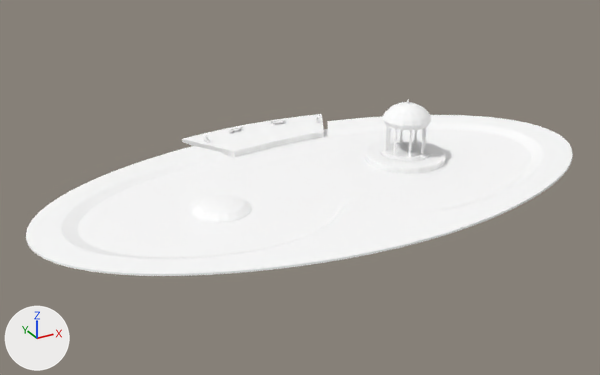
Renders of the glTF model games/yorimichi/assets/belmonte/meshes/SM_BM_BHip_Pond.glb from each side of a commit.
Rendered twice from a 50 mm camera at (82.5, -66.7, 34.9) aimed at (122.0, 5.1, -1.0). Arrows for +X, +Y and +Z are at lower left; the lights stay in place. The older version comes first. Vertices at exactly the same position are counted once.

Script lines for the objects in view, before the commit:
```python
me_sm_bhip_pond = bpy.data.meshes.new('SM_BHip_Pond')
me_sm_bhip_pond.from_pydata(...)  # 2044 vertices, 3318 faces; spans x 93.2..156.8, y -12.8..23.2, z -1.6..6.7
# faces by material slot: [1592, 112, 32, 570, 1012]
me_sm_bhip_pond.materials.append(mat_bm_000_m_ashlar_022)
me_sm_bhip_pond.materials.append(mat_bm_001_m_roof)
me_sm_bhip_pond.materials.append(mat_bm_002_m_flag_003)
me_sm_bhip_pond.materials.append(mat_bm_003_m_water)
me_sm_bhip_pond.materials.append(mat_bm_005_m_grass)
ob_sm_bm_bhip_pond = bpy.data.objects.new('SM_BM_BHip_Pond', me_sm_bhip_pond)
ob_sm_bm_bhip_pond.location = (0.0, 0.0, 0.0)
```
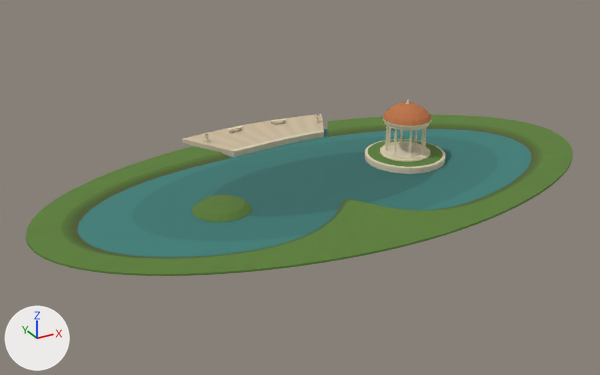
Boxes [x1, y1, x2, y2] around the edits, measured in the pictures (600 x 375 px):
part 1 of me_sm_bhip_pond, recoloured (white to beige)
    both: [182, 100, 445, 174]
part 2 of me_sm_bhip_pond, recoloured (white to dark green)
    both: [26, 102, 573, 276]
part 3 of me_sm_bhip_pond, recoloured (white to dark cyan)
    both: [77, 129, 532, 257]

The edits, one by one:
me_sm_bhip_pond has 2044 vertices, 3318 faces and spans x 93.2..156.8, y -12.8..23.2, z -1.6..6.7.
me_sm_bhip_pond is used by ob_sm_bm_bhip_pond; location (0.0, 0.0, 0.0).
me_sm_bhip_pond part 1: 1608 faces centred in x 115.7..140.5, y 1.0..23.2, z -1.0..6.5 are repainted in the vertex colours; the middle colour goes from white #ffffff to beige #e3d6ba.
me_sm_bhip_pond part 2: 1140 faces centred in x 93.3..156.7, y -12.7..19.9, z -0.9..6.1 are repainted in the vertex colours; the middle colour goes from white #ffffff to dark green #5b7835.
me_sm_bhip_pond part 3: 570 faces centred in x 97.8..152.2, y -9.4..17.6, z -0.4 are repainted in the vertex colours; the middle colour goes from white #ffffff to dark cyan #397772.
